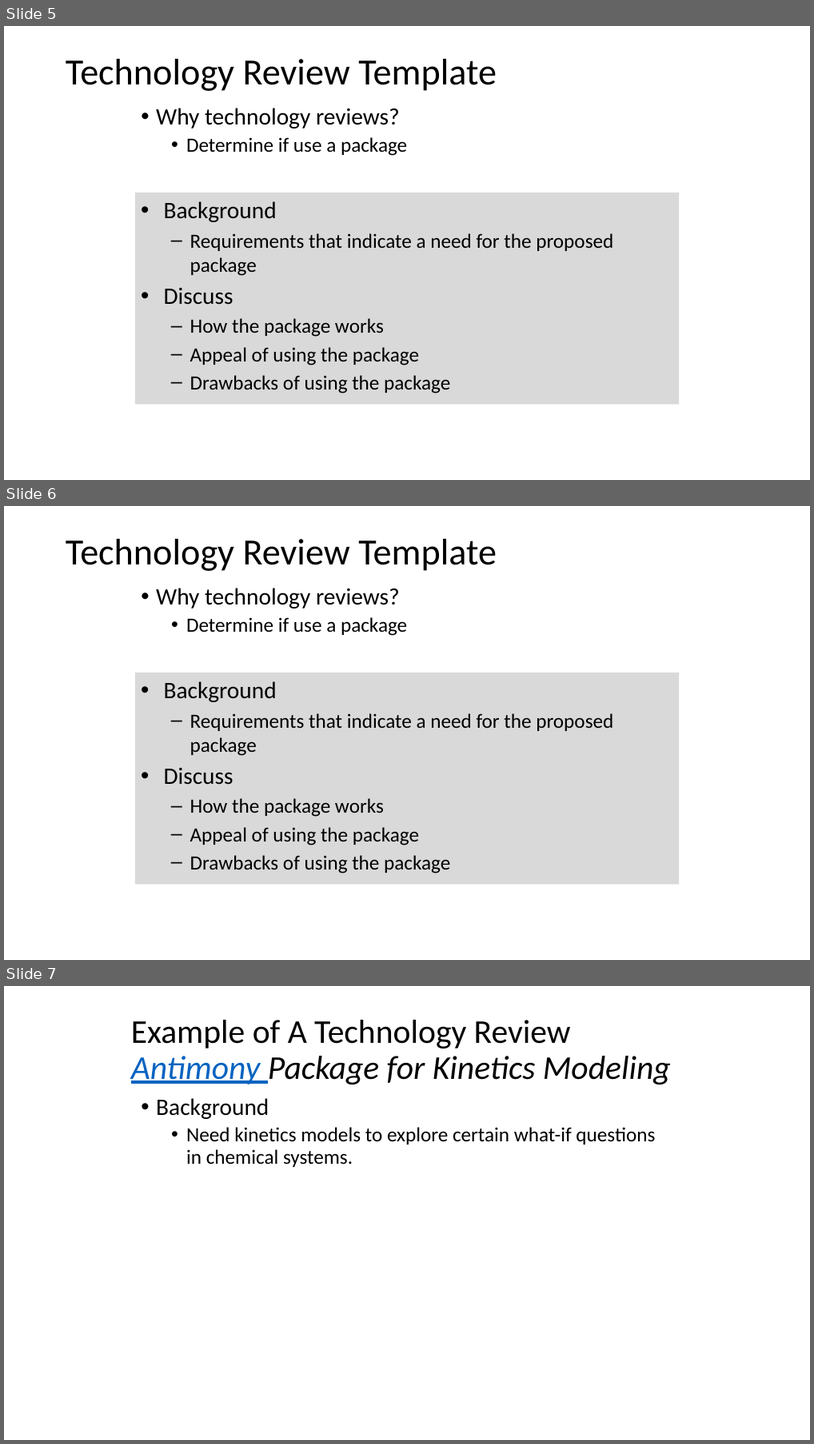
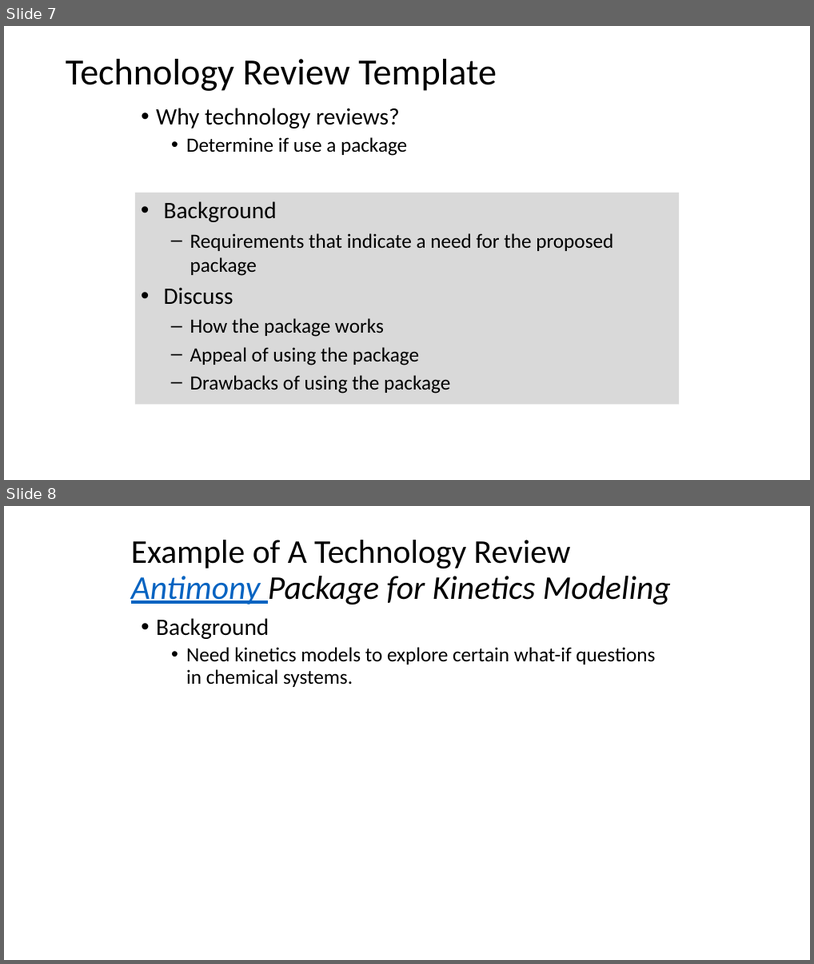
Before and after one commit to toddschultz/DegreesOfClimateChange, a slide deck: doc/design/TechnologyReview.pptx. Shown one above the other, each under a label of ours: slides 5, 6 and 7 before the commit, slides 7 and 8 after it. The pictures are 814x1444 and 814x964 pixels, drawn with LibreOffice and Linux fonts; fonts in the diff are those of the drawing. Boxes give left, top, right and bottom in pixels: in the first picture for what was removed or moved away, otherwise in the second. Text is boxed around its words. In the diff, an @@ line names an element or a change of style, - is before the commit and + after.

```diff
--- a/doc/design/TechnologyReview.pptx
+++ b/doc/design/TechnologyReview.pptx
@@ slide 6 removed at (4,506,810,960), background #FFFFFF @@
@@ title removed at (66,539,497,571) @@
-Technology Review Template
@@ text removed at (156,588,407,636) @@
-• Why technology reviews?
-  • Determine if use a package
@@ rectangle removed at (135,672,680,884) @@
-• Background
-  – Requirements that indicate a need for the proposed package
-• Discuss
-  – How the package works
-  – Appeal of using the package
-  – Drawbacks of using the package
@@ what was slide 5 is now slide 7 @@
@@ what was slide 7 is now slide 8 @@
```
Also in this commit, not shown: 1 slide changed, 2 slides added, 1 other file.
